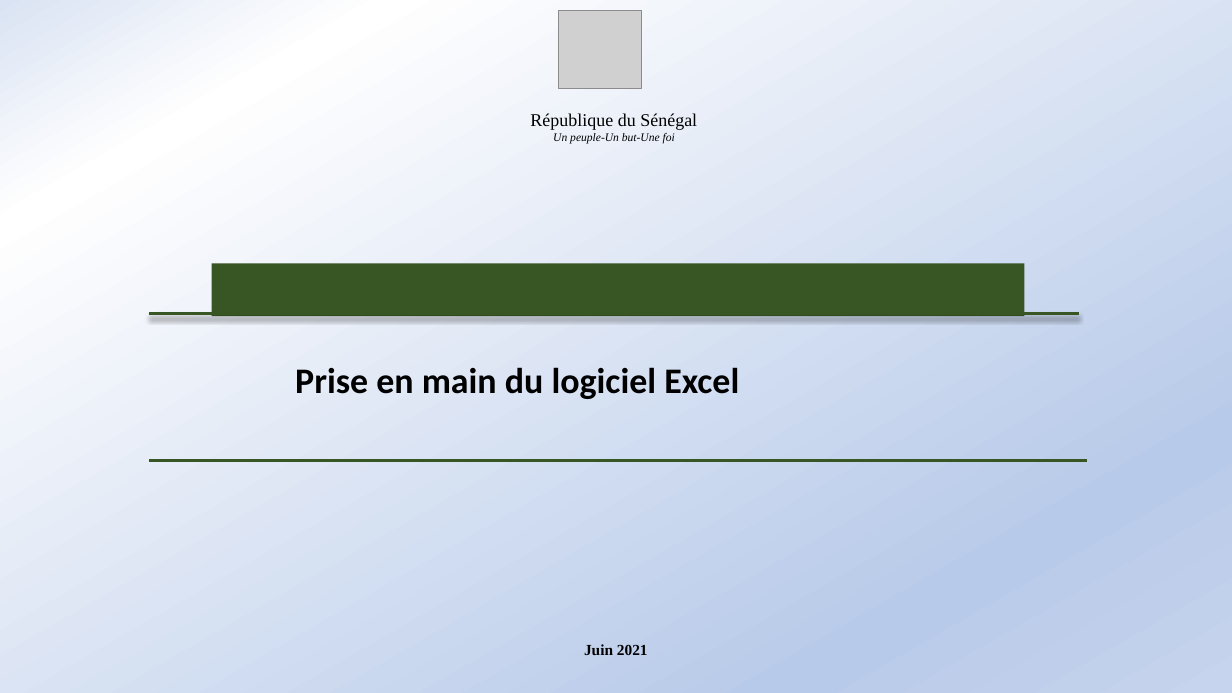
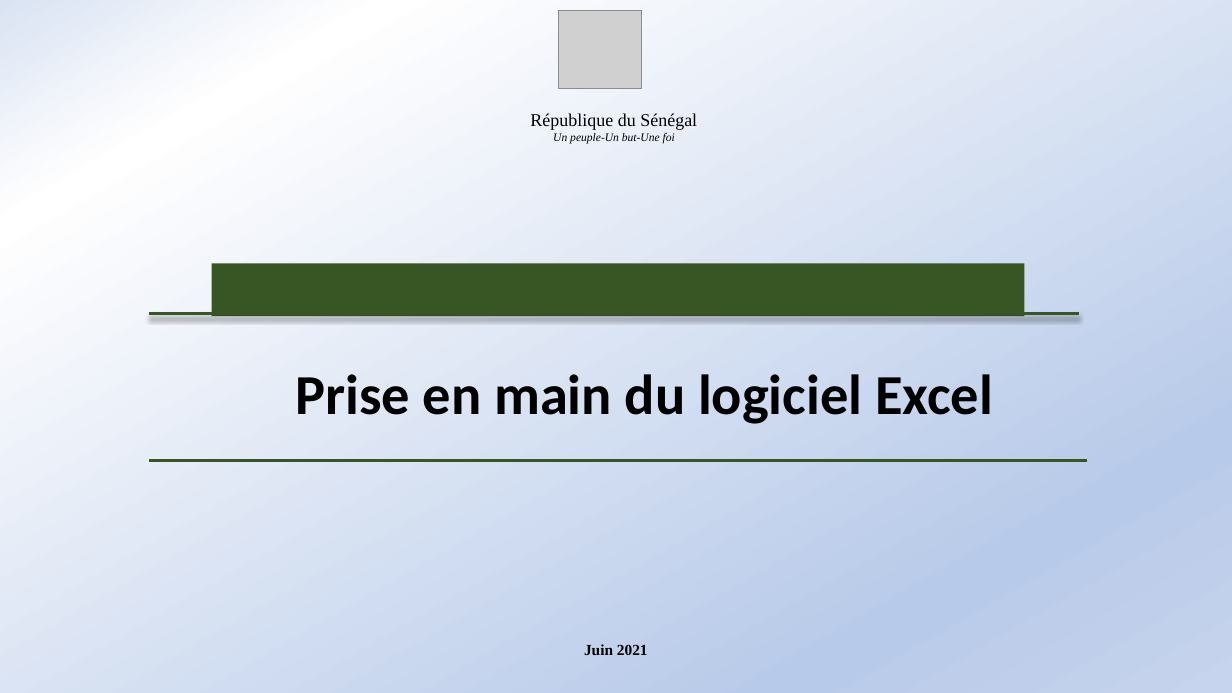
Before and after one commit to Abson-dev/Formation-Excel-IFDC, a slide deck: slide 1 of Cours/IFDC_1.pptx. Drawn at 1232x693 pixels with LibreOffice and Linux fonts; fonts in the diff are those of the drawing; grey boxes stand for pictures. Boxes give left, top, right and bottom in pixels: in the first picture for what was removed or moved away, otherwise in the second. Text is boxed around its words. In the diff, an @@ line names an element or a change of style, - is before the commit and + after.

```diff
--- a/Cours/IFDC_1.pptx
+++ b/Cours/IFDC_1.pptx
@@ text "Prise en main du logiciel ..." at (x1=295, y1=374, x2=993, y2=424): size 28 to 44 pt @@
```
Also in this commit, not shown: 4 other slides changed, 1 slide removed.
